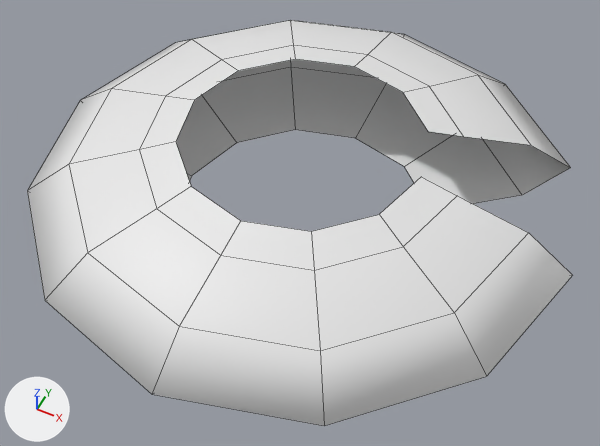
One commit to the FBX model Assets/VFX/FBX/Slash_FBX.FBX: the scene before it, then after it.
One viewpoint serves both versions: a 50 mm camera at (0.475, -0.961, 1.043) aimed at (0.023, -0.056, -0.087). Lighting does not change. The marker at lower left points along +X, +Y and +Z. Mesh edges are drawn as thin lines. Where no turn or scale is listed for an object, it has been applied to the vertices.

Names of what the first picture shows: 'normal1'.
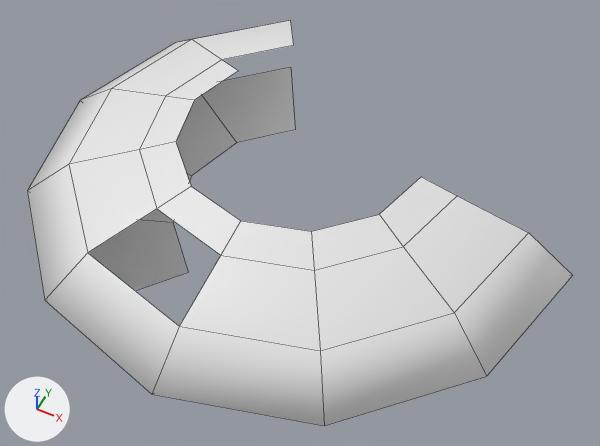
What the commit changed:
me_normal1 is used by ob_normal1; location (0.0, 0.0, 0.0).
Verts and faces of me_normal1; kept vertices keep their numbers, new ones are numbered from 72.
Before the commit, vertices of me_normal1: 20 (-0.142, -0.245, 0.054) at pixel (156, 208), 21 (0.0, -0.283, 0.054) at pixel (220, 255), 32 (-0.205, -0.354, 0.026) at pixel (87, 252), 33 (0.0, -0.409, 0.026) at pixel (179, 326), 56 (-0.21, -0.363, -0.104).
Before the commit, vertices of me_normal1: 57 (0.0, -0.419, -0.104), 68 (-0.123, -0.214, -0.135), 69 (0.0, -0.247, -0.135).
me_normal1 had 72 vertices, 55 faces and spanned x -0.496..0.496, y -0.496..0.496, z -0.135..0.07.
me_normal1 now has 53 vertices, 36 faces and spans x -0.496..0.496, y -0.496..0.43, z -0.135..0.07.
Part 1, on me_normal1:
19 vertices are removed from x -0.109..0.43, y 0.109..0.496, z -0.135..0.07.
17 faces are deleted.
Part 2, on me_normal1:
Faces deleted: (20, 32, 33, 21), (56, 68, 69, 57).

Pixel boxes [x1, y1, x2, y2] of what changed, in the pictures (600 x 446 px):
part 1 of me_normal1, deleted: before [223, 20, 571, 204]
part 2 of me_normal1, deleted: before [88, 209, 221, 326]
